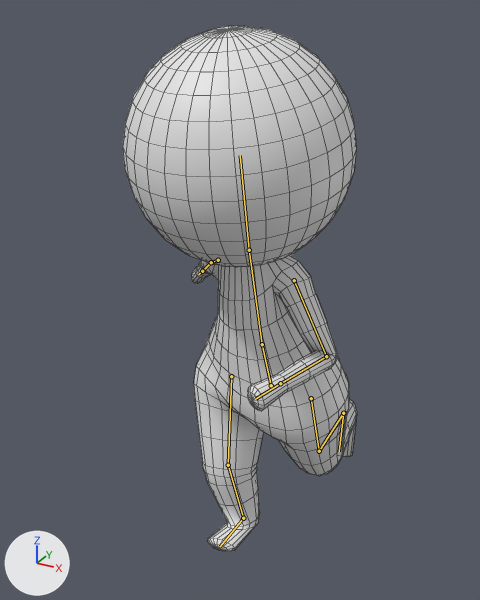
One commit to the Blender file Assets/models/my_char.blend: the scene before it, then after it.
Before and after are seen from a 50 mm lens placed at (2.81, -5.82, 3.85), pointed at (-0.3, -0.15, 1.01). The lights are fixed; the arrows at lower left show +X, +Y and +Z. Both versions are drawn at frame 1 of the action 'run'; the numbers are the values there. The bones that bend it are drawn over the model as lines. Mesh edges are drawn as thin lines.
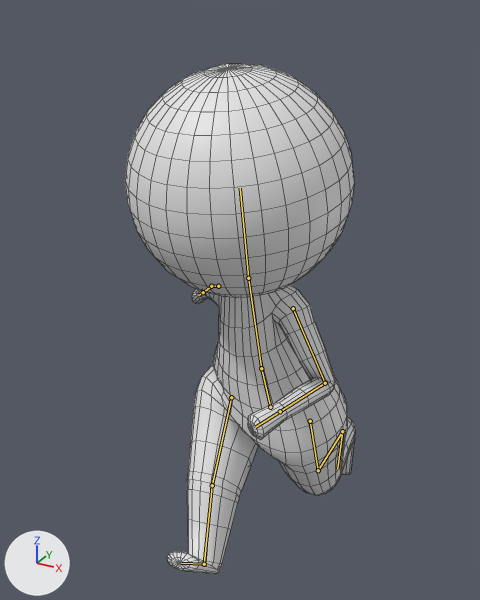
Changed parts and their boxes [x1, y1, x2, y2] in the pictures (480 x 600 px):
'Cylinder', posed
    before: [123, 26, 357, 552]
    after: [125, 64, 355, 574]
bone 'Back.Lower', root to tip
    before: (271, 385) to (262, 344)
    after: (270, 407) to (261, 368)
bone 'Leg.Upper.R', root to tip
    before: (231, 376) to (228, 465)
    after: (231, 397) to (212, 485)
bone 'Leg.Lower.R', root to tip
    before: (228, 465) to (243, 518)
    after: (212, 485) to (204, 564)

The change in detail:
Bone 'Back.Lower' (bone_back_lower) moves from (0.0, -0.04, 0.005) to (0.0, -0.325, 0.037).
Bone 'Leg.Upper.R' (bone_leg_upper_r) turns from (45, -4, 8) to (70, -8, 5) degrees about its own x, y and z.
Bone 'Leg.Lower.R' (bone_leg_lower_r) turns from (0, 0, 27) to (0, -2, 12) degrees about its own x, y and z.
